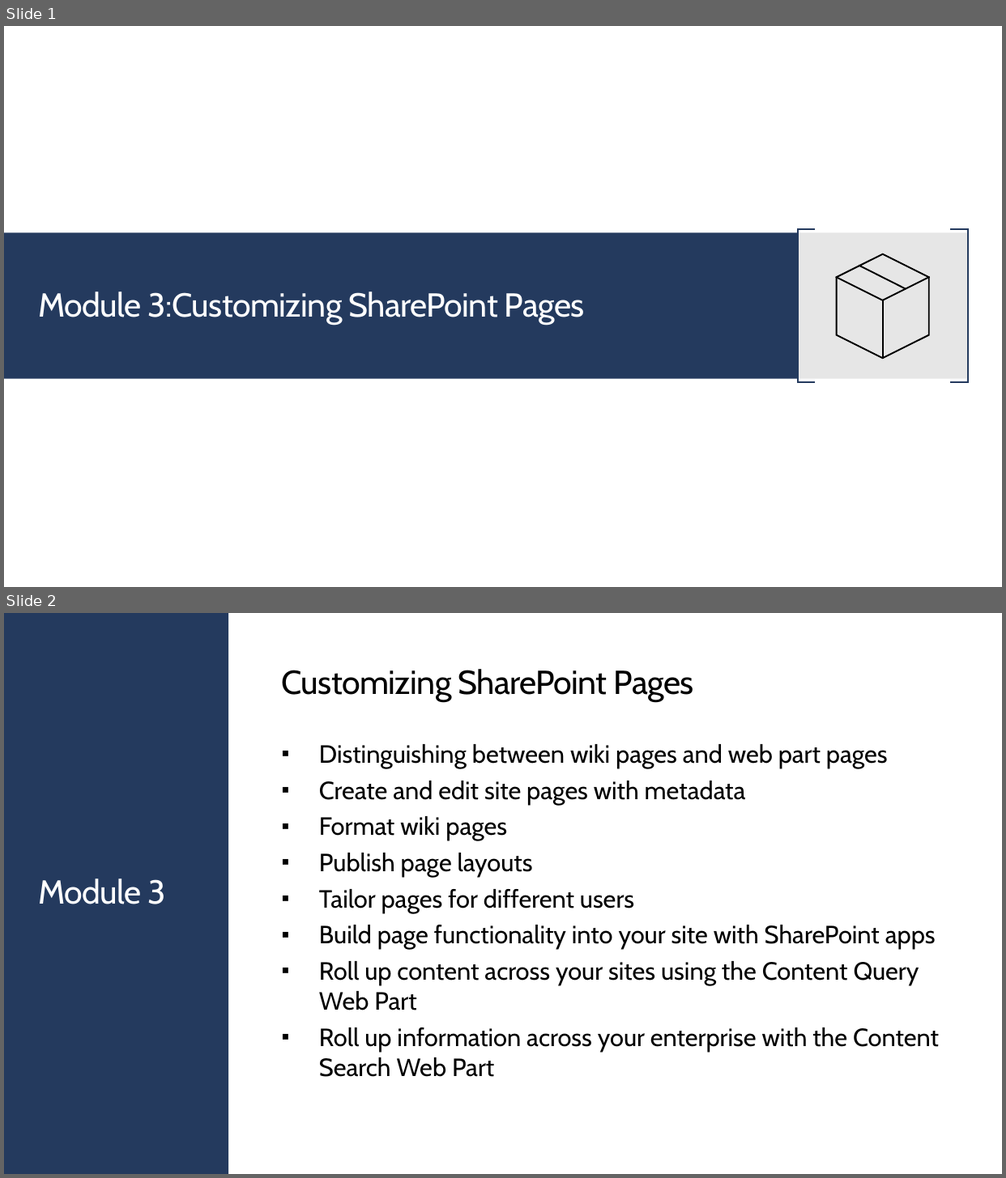
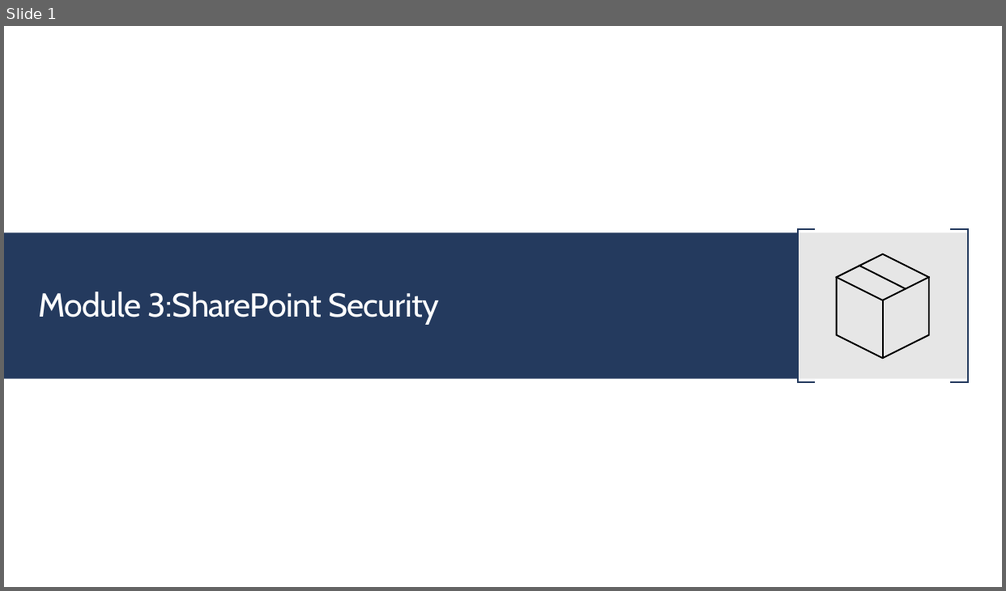
Before and after one commit to JPOWER4/SharePoint-2019-Training, a slide deck: Microsoft SharePoint 2019 Module 3.pptx. Shown one above the other, each under a label of ours: slides 1 and 2 before the commit, slide 1 after it. The pictures are 1006x1178 and 1006x591 pixels, drawn with LibreOffice and Linux fonts; fonts in the diff are those of the drawing. Boxes give left, top, right and bottom in pixels: in the first picture for what was removed or moved away, otherwise in the second. Text is boxed around its words. In the diff, an @@ line names an element or a change of style, - is before the commit and + after.

```diff
--- a/Microsoft SharePoint 2019 Module 3.pptx
+++ b/Microsoft SharePoint 2019 Module 3.pptx
@@ slide 2 removed at (x1=4, y1=613, x2=1002, y2=1174), background #FFFFFF @@
@@ rectangle removed at (x1=4, y1=613, x2=228, y2=1174) @@
@@ text removed at (x1=282, y1=669, x2=694, y2=701) @@
-Customizing SharePoint Pages
@@ text removed at (x1=319, y1=744, x2=939, y2=1077) @@
-▪ Distinguishing between wiki pages and web part pages
-▪ Create and edit site pages with metadata
-▪ Format wiki pages
-▪ Publish page layouts
-▪ Tailor pages for different users
-▪ Build page functionality into your site with SharePoint apps
-▪ Roll up content across your sites using the Content Query Web Part
-▪ Roll up information across your enterprise with the Content Search Web Part
@@ title removed at (x1=38, y1=879, x2=166, y2=905) @@
-Module 3
@@ slide 1 changed as well @@
@@ title at (x1=38, y1=292, x2=439, y2=325): text changed @@
-Module 3:Customizing SharePoint Pages
+Module 3:SharePoint Security
```
Also in this commit, not shown: 6 slides added, 2 other slides removed, 16 other files.
